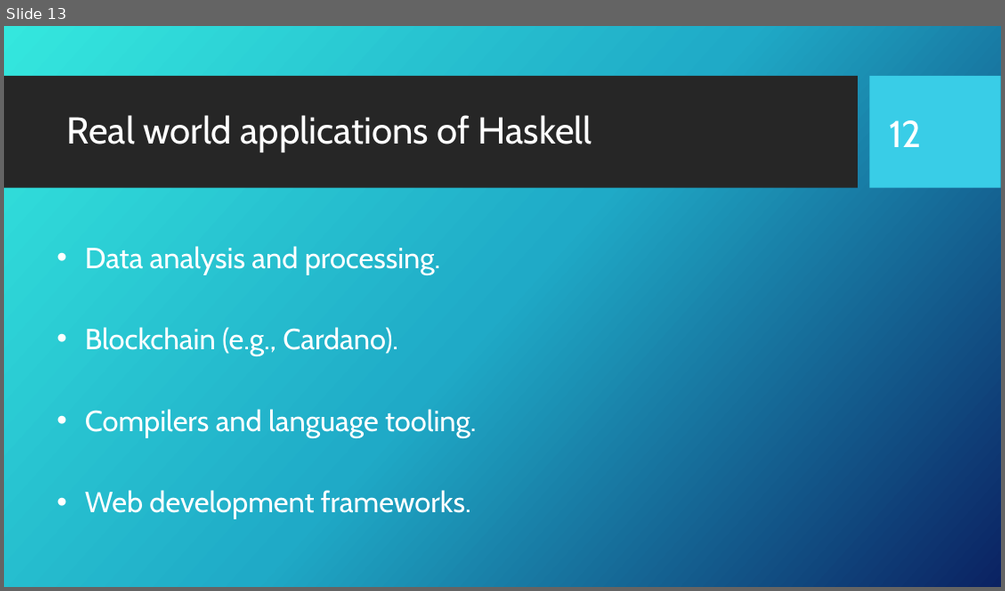
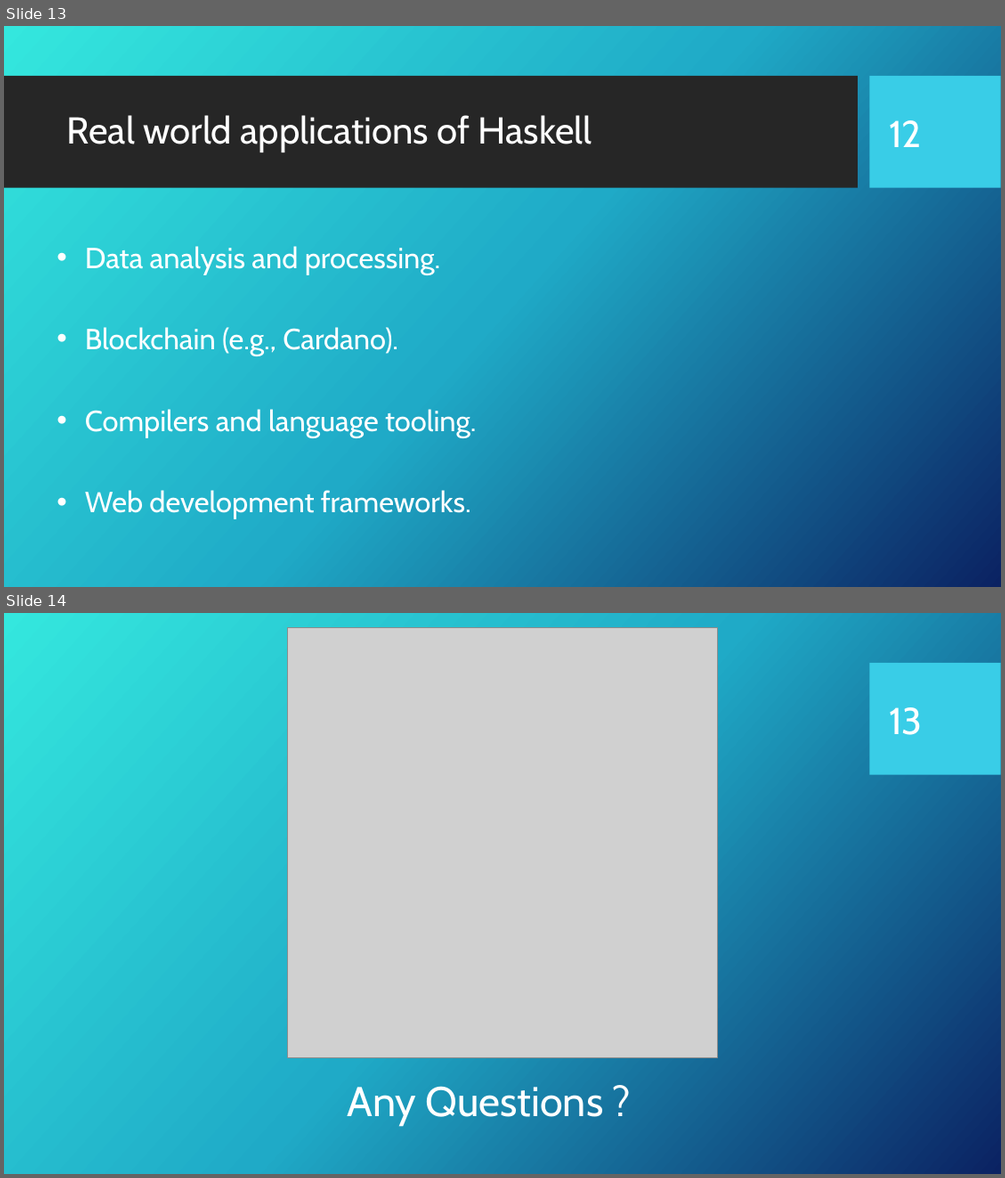
Before and after one commit to Fun-Prog-26/fun-prog-26, a slide deck: topic02-first-steps/unit-02a-lectures/talk-1/a-introduction-to-haskell.pptx. Shown one above the other, each under a label of ours: slide 13 before the commit, slides 13 and 14 after it. The pictures are 1005x591 and 1005x1178 pixels, drawn with LibreOffice and Linux fonts; fonts in the diff are those of the drawing; grey boxes stand for pictures; background and template pictures are left out. Boxes give left, top, right and bottom in pixels: in the first picture for what was removed or moved away, otherwise in the second. Text is boxed around its words. In the diff, an @@ line names an element or a change of style, - is before the commit and + after.

```diff
--- a/topic02-first-steps/unit-02a-lectures/talk-1/a-introduction-to-haskell.pptx
+++ b/topic02-first-steps/unit-02a-lectures/talk-1/a-introduction-to-haskell.pptx
@@ slide 14 added at [4, 613, 1001, 1174], background picture (left out); not listed: 1 template element that a slide beside it also shows @@
@@ picture added at [287, 628, 718, 1058] @@
@@ page number added at [889, 707, 922, 735], 36 pt, text #FFFFFF @@
+13
@@ text added at [347, 1086, 604, 1126], 40 pt, text #FFFFFF @@
+Any Questions ?
```
Also in this commit, not shown: 6 other files.
